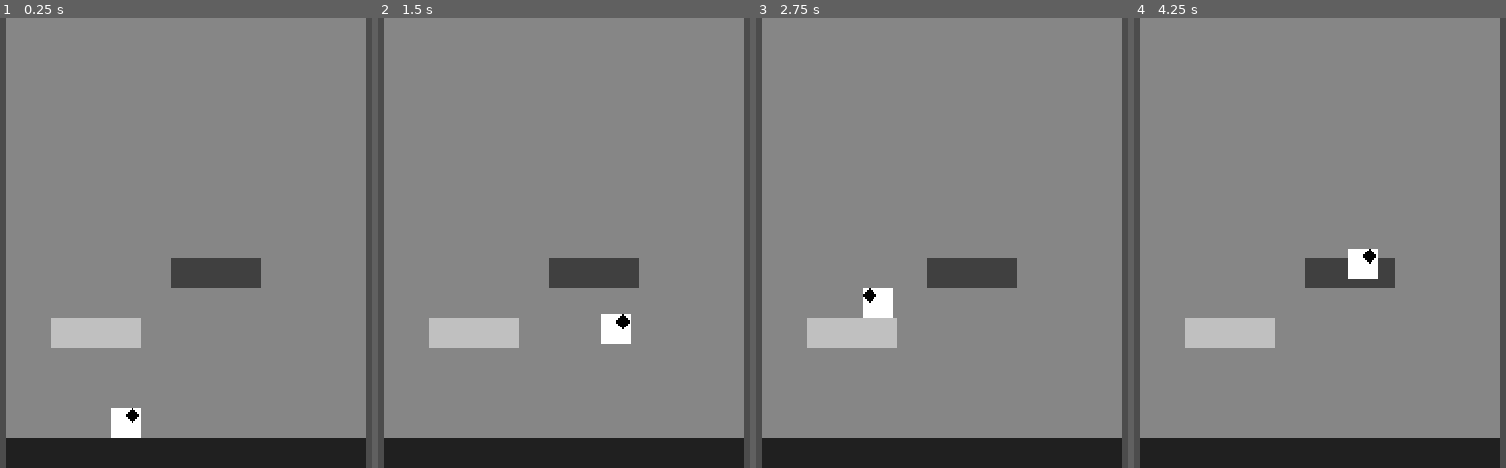
Above: before the commit, frames 1-4 (left to right).
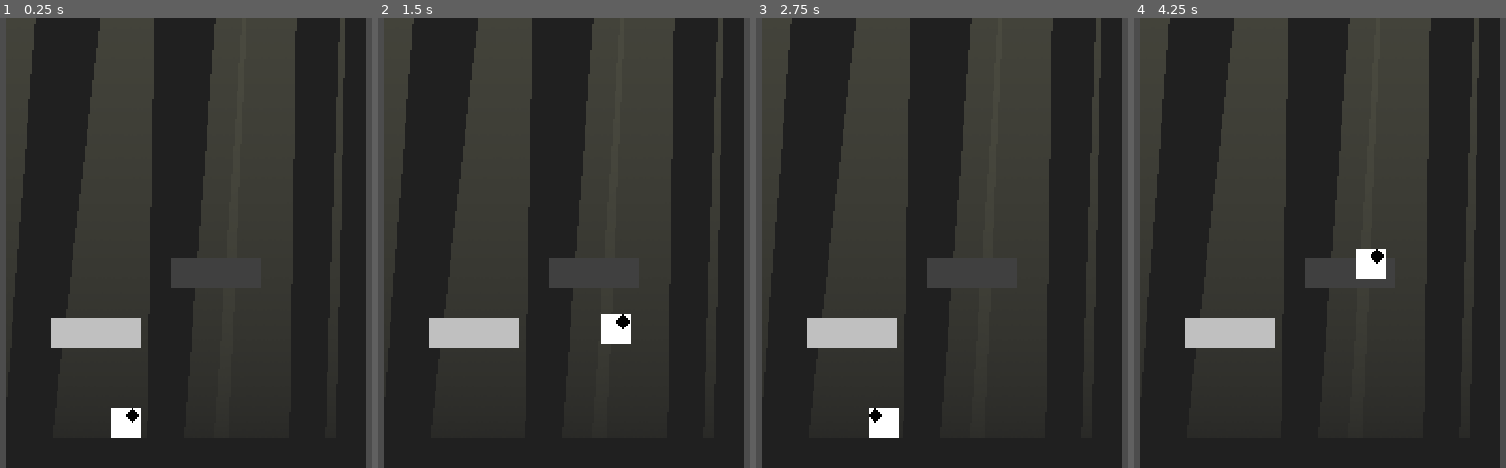
Above: after the commit, the same moments.

Repository: zhyrin0/the-climb
Game: Godot game, scene res://src/main/main.tscn
Same seed, same stepped clock (60 frames per second), same inputs: the game is played once before the commit and once after it.
Inputs (mouse positions are in pixels of both pictures, inside the frame that each line leads up to):
- Up to frame 1 (0.25 s): no input
- Up to frame 2 (1.5 s): tap Enter at 0.5 s; move the mouse to (738, 220) at 0.52 s; hold D (move_right) 0.53-1.25 s; hold S (move_fall) 0.53-1.25 s; click (738, 220) at 0.67 s; tap W (move_jump) at 0.77 s; drag from (404, 265) to (523, 333) at 1.27 s
- Up to frame 3 (2.75 s): tap Space at 2 s; move the mouse to (1023, 144) at 2.02 s; hold A (move_left) from 2.03 s (still down); hold S (move_fall) from 2.03 s (still down)
- Up to frame 4 (4.25 s): release A (move_left) at 2.75 s; release S (move_fall) at 2.75 s; drag from (1279, 333) to (outside the picture) at 2.77 s; tap Enter at 3.5 s; move the mouse to (outside the picture) at 3.52 s; hold D (move_right) from 3.53 s (still down); hold S (move_fall) from 3.53 s (still down); tap W (move_jump) at 3.77 s

The runs differ from the first frame. In frame 1, 87% of the frame differs, in the area x 1-99%, y 0-94%; in frame 2, 87%; in frame 3, 87%; in frame 4, 87%.

Commit message:
Add sunrays to world

Diff:
--- a/project.godot
+++ b/project.godot
@@ -19,11 +19,35 @@
 window/size/width=1280
 window/size/height=720
 window/stretch/mode="2d"
-window/stretch/aspect="keep"
+window/stretch/aspect="expand"
 
 [gui]
 
 common/drop_mouse_on_gui_input_disabled=true
+
+[importer_defaults]
+
+texture={
+"compress/bptc_ldr": 0,
+"compress/hdr_mode": 0,
+"compress/lossy_quality": 0.7,
+"compress/mode": 0,
+"compress/normal_map": 0,
+"detect_3d": false,
+"flags/anisotropic": false,
+"flags/filter": false,
+"flags/mipmaps": false,
+"flags/repeat": 0,
+"flags/srgb": 2,
+"process/HDR_as_SRGB": false,
+"process/fix_alpha_border": true,
+"process/invert_color": false,
+"process/normal_map_invert_y": false,
+"process/premult_alpha": false,
+"size_limit": 0,
+"stream": false,
+"svg/scale": 1.0
+}
 
 [input]
 
@@ -39,8 +63,7 @@
 }
 move_jump={
 "deadzone": 0.5,
-"events": [ Object(InputEventKey,"resource_local_to_scene":false,"resource_name":"","device":0,"alt":false,"shift":false,"control":false,"meta":false,"command":false,"pressed":false,"scancode":32,"physical_scancode":0,"unicode":0,"echo":false,"script":null)
-, Object(InputEventKey,"resource_local_to_scene":false,"resource_name":"","device":0,"alt":false,"shift":false,"control":false,"meta":false,"command":false,"pressed":false,"scancode":87,"physical_scancode":0,"unicode":0,"echo":false,"script":null)
+"events": [ Object(InputEventKey,"resource_local_to_scene":false,"resource_name":"","device":0,"alt":false,"shift":false,"control":false,"meta":false,"command":false,"pressed":false,"scancode":87,"physical_scancode":0,"unicode":0,"echo":false,"script":null)
  ]
 }
 move_fall={
@@ -51,6 +74,9 @@
 
 [layer_names]
 
+2d_render/layer_1="midground"
+2d_render/layer_2="background"
+2d_render/layer_3="foreground"
 2d_physics/layer_1="player"
 2d_physics/layer_2="ground"
 2d_physics/layer_3="platform"
@@ -63,8 +89,8 @@
 [rendering]
 
 quality/driver/fallback_to_gles2=true
-quality/intended_usage/framebuffer_allocation=1
-quality/intended_usage/framebuffer_allocation.mobile=1
+quality/intended_usage/framebuffer_allocation=0
+quality/intended_usage/framebuffer_allocation.mobile=0
 2d/snapping/use_gpu_pixel_snap=true
 gles3/shaders/shader_compilation_mode=2
 environment/default_environment="res://default_env.tres"
--- a/src/main/main.tscn
+++ b/src/main/main.tscn
@@ -32,6 +32,7 @@
 [node name="Viewport" type="Viewport" parent="HBoxContainer/AspectRatioContainer/ViewportContainer"]
 size = Vector2( 192, 240 )
 handle_input_locally = false
+usage = 0
 render_target_update_mode = 3
 
 [node name="World" parent="HBoxContainer/AspectRatioContainer/ViewportContainer/Viewport" instance=ExtResource( 1 )]
--- a/src/platform/platform.tscn
+++ b/src/platform/platform.tscn
@@ -6,6 +6,9 @@
 collision_layer = 12
 collision_mask = 0
 script = ExtResource( 1 )
+__meta__ = {
+"_edit_group_": true
+}
 
 [node name="Polygon2D" type="Polygon2D" parent="."]
 color = Color( 0.25098, 0.25098, 0.25098, 1 )
--- a/src/world/world.tscn
+++ b/src/world/world.tscn
@@ -1,7 +1,8 @@
-[gd_scene load_steps=7 format=2]
+[gd_scene load_steps=8 format=2]
 
 [ext_resource path="res://src/platform/platform.tscn" type="PackedScene" id=1]
 [ext_resource path="res://src/player/player.tscn" type="PackedScene" id=2]
+[ext_resource path="res://src/world/assets/sunrays.png" type="Texture" id=3]
 
 [sub_resource type="RectangleShape2D" id=1]
 extents = Vector2( 4, 120 )
@@ -17,13 +18,20 @@
 
 [node name="World" type="Node2D"]
 
-[node name="Polygon2D" type="Polygon2D" parent="."]
-color = Color( 0.752941, 0.752941, 0.752941, 0.501961 )
-polygon = PoolVector2Array( 0, 0, 192, 0, 192, 240, 0, 240 )
+[node name="Background" type="Polygon2D" parent="."]
+light_mask = 2
+color = Color( 0.12549, 0.12549, 0.12549, 1 )
+polygon = PoolVector2Array( 0, 0, 192, 0, 192, 224, 0, 224 )
+__meta__ = {
+"_edit_lock_": true
+}
 
 [node name="BarrierLeft" type="StaticBody2D" parent="."]
 collision_layer = 2
 collision_mask = 0
+__meta__ = {
+"_edit_lock_": true
+}
 
 [node name="CollisionShape2D" type="CollisionShape2D" parent="BarrierLeft"]
 position = Vector2( -4, 120 )
@@ -32,15 +40,49 @@
 [node name="BarrierRight" type="StaticBody2D" parent="."]
 collision_layer = 2
 collision_mask = 0
+__meta__ = {
+"_edit_lock_": true
+}
 
 [node name="CollisionShape2D" type="CollisionShape2D" parent="BarrierRight"]
 position = Vector2( 196, 120 )
 shape = SubResource( 2 )
 
+[node name="Bounds" type="Node2D" parent="."]
+__meta__ = {
+"_edit_group_": true,
+"_edit_lock_": true
+}
+
+[node name="TopLeft" type="Position2D" parent="Bounds"]
+__meta__ = {
+"_gizmo_extents_": 25.0
+}
+
+[node name="BottomRight" type="Position2D" parent="Bounds"]
+position = Vector2( 192, 240 )
+__meta__ = {
+"_gizmo_extents_": 25.0
+}
+
+[node name="Sunlight" type="Light2D" parent="." groups=["light"]]
+position = Vector2( 96, -240 )
+texture = ExtResource( 3 )
+offset = Vector2( 0, 360 )
+color = Color( 1, 1, 0.752941, 1 )
+energy = 1.5
+range_item_cull_mask = 2
+__meta__ = {
+"_edit_lock_": true
+}
+
 [node name="Ground" type="StaticBody2D" parent="."]
 position = Vector2( 0, 224 )
 collision_layer = 2
 collision_mask = 0
+__meta__ = {
+"_edit_group_": true
+}
 
 [node name="Polygon2D" type="Polygon2D" parent="Ground"]
 color = Color( 0.12549, 0.12549, 0.12549, 1 )
@@ -51,6 +93,9 @@
 shape = SubResource( 3 )
 
 [node name="Platforms" type="Node2D" parent="."]
+__meta__ = {
+"_edit_lock_": true
+}
 
 [node name="Platform1" parent="Platforms" instance=ExtResource( 1 )]
 position = Vector2( 48, 168 )
Binary file added: src/world/assets/sunrays.png
Not shown, added: src/world/assets/sunrays.png.import
